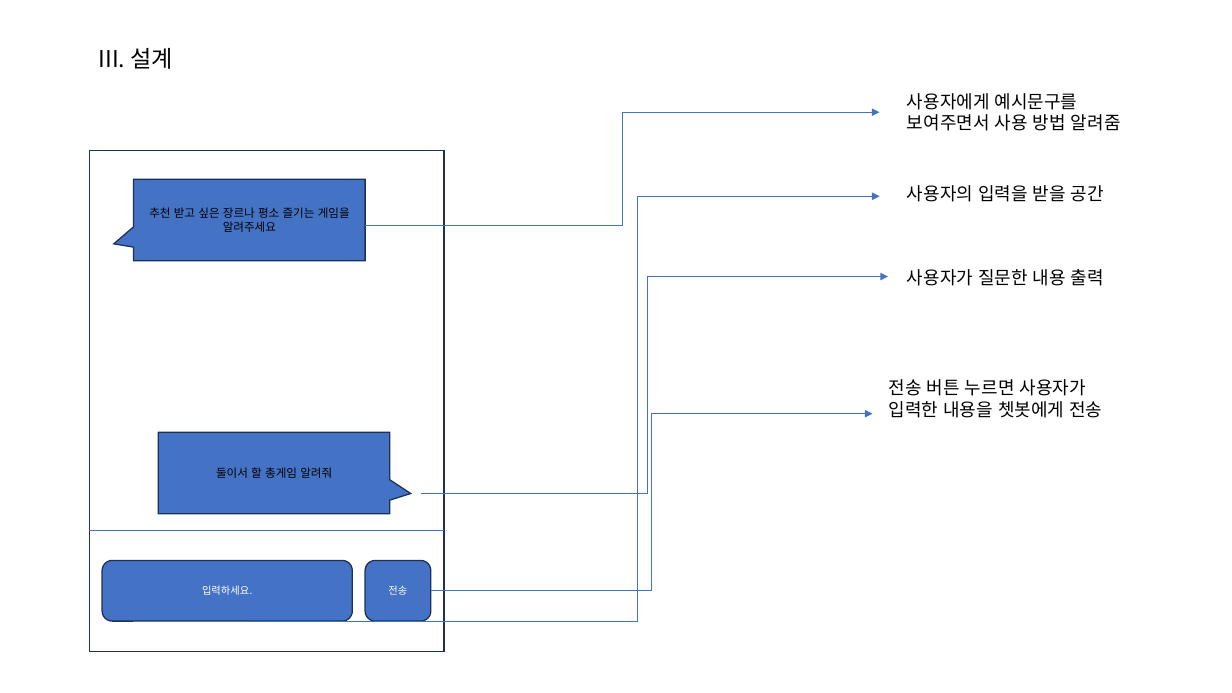
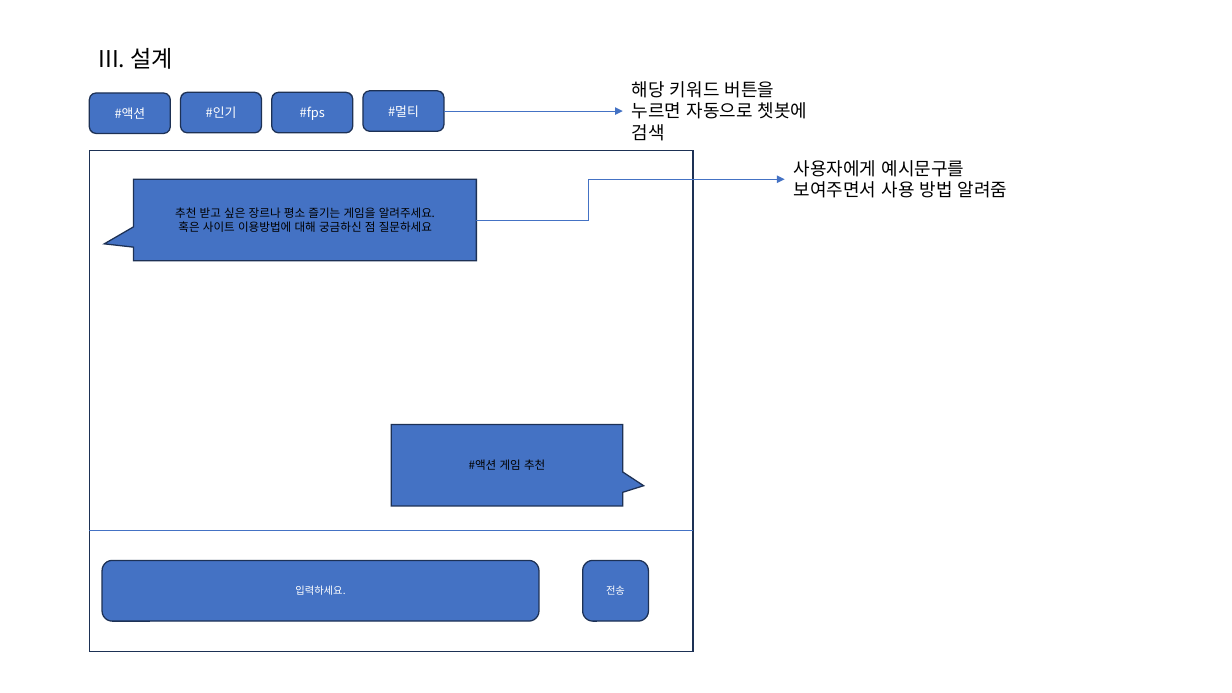
Before and after one commit to chlwlsgh777/project, a slide deck: slide 7 of GamSearch(수정).pptx (slide 12 before the commit). Drawn at 1232x693 pixels with LibreOffice and Linux fonts; fonts in the diff are those of the drawing. Boxes give left, top, right and bottom in pixels: in the first picture for what was removed or moved away, otherwise in the second. Text is boxed around its words. In the diff, an @@ line names an element or a change of style, - is before the commit and + after.

```diff
--- a/GamSearch(수정).pptx
+++ b/GamSearch(수정).pptx
@@ text added at (632,81,808,141), 14 pt, text #000000 @@
+해당 키워드 버튼을 누르면 자동으로 쳇봇에 검색
@@ group added at (90,91,445,134): 4 rounded rectangles @@
+#액션
+#인기
+#fps
+#멀티
@@ arrow added from (445, 111) to (623, 111), #4472C4 0.5 pt @@
@@ rectangle: place and size @@
-rectangle at (90,151,445,652)
+rectangle at (90,151,693,652)
@@ speech box "추천 받고 싶은 장르나 평소 ...": place and size @@
-speech box "추천 받고 싶은 장르나 평소 ..." at (134,179,366,261)
+speech box "추천 받고 싶은 장르나 평소 ..." at (134,179,477,261)
@@ elbow arrow moved from (365, 226) - (880, 112) to (477, 220) - (785, 179) @@
@@ text "사용자에게 예시문구를 보여주면서 사용 방법 ...": place and size @@
-text "사용자에게 예시문구를 보여주면서 사용 방법 ..." at (907,93,1121,131)
+text "사용자에게 예시문구를 보여주면서 사용 방법 ..." at (794,160,1008,198)
@@ text in speech box at (175,207,435,232): text changed @@
-추천 받고 싶은 장르나 평소 즐기는 게임을 알려주세요
+추천 받고 싶은 장르나 평소 즐기는 게임을 알려주세요.
+혹은 사이트 이용방법에 대해 궁금하신 점 질문하세요
@@ elbow arrow removed from (250, 621) to (880, 196) @@
@@ text removed at (907,185,1104,202) @@
-사용자의 입력을 받을 공간
@@ text removed at (907,269,1104,286) @@
-사용자가 질문한 내용 출력
@@ elbow arrow removed from (421, 494) to (888, 276) @@
@@ text removed at (889,379,1102,418) @@
-전송 버튼 누르면 사용자가 입력한 내용을 쳇봇에게 전송
@@ elbow arrow removed from (431, 591) to (872, 414) @@
@@ speech box "#액션 게임 추천": place and size @@
-speech box "#액션 게임 추천" at (158,433,390,514)
+speech box "#액션 게임 추천" at (391,424,623,506)
@@ text in speech box at (469,459,545,470): text changed @@
-둘이서 할 총게임 알려줘
+#액션 게임 추천
@@ line moved from (90, 531) - (445, 531) to (90, 531) - (693, 531) @@
@@ rounded rectangle "입력하세요.": place and size @@
-rounded rectangle "입력하세요." at (103,560,353,621)
+rounded rectangle "입력하세요." at (103,560,540,621)
@@ rounded rectangle "전송": place and size @@
-rounded rectangle "전송" at (365,560,431,621)
+rounded rectangle "전송" at (583,560,649,621)
```
Also in this commit, not shown: 2 other slides changed, 1 slide added, 10 slides removed.
